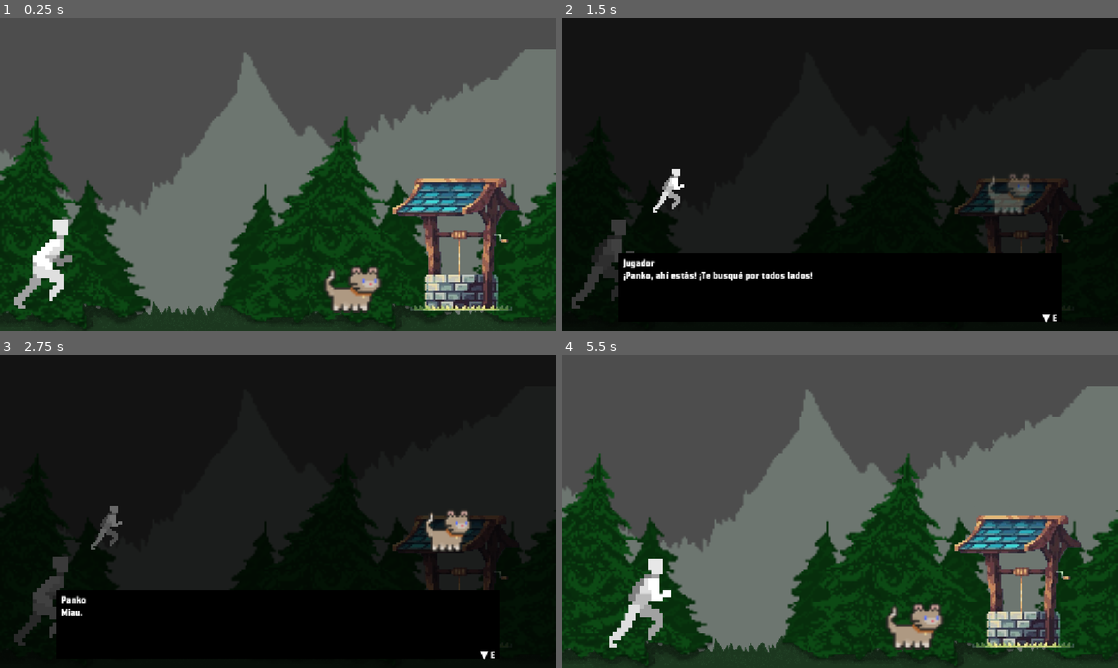
Above: before the commit, frames 1-4 (two rows, left to right).
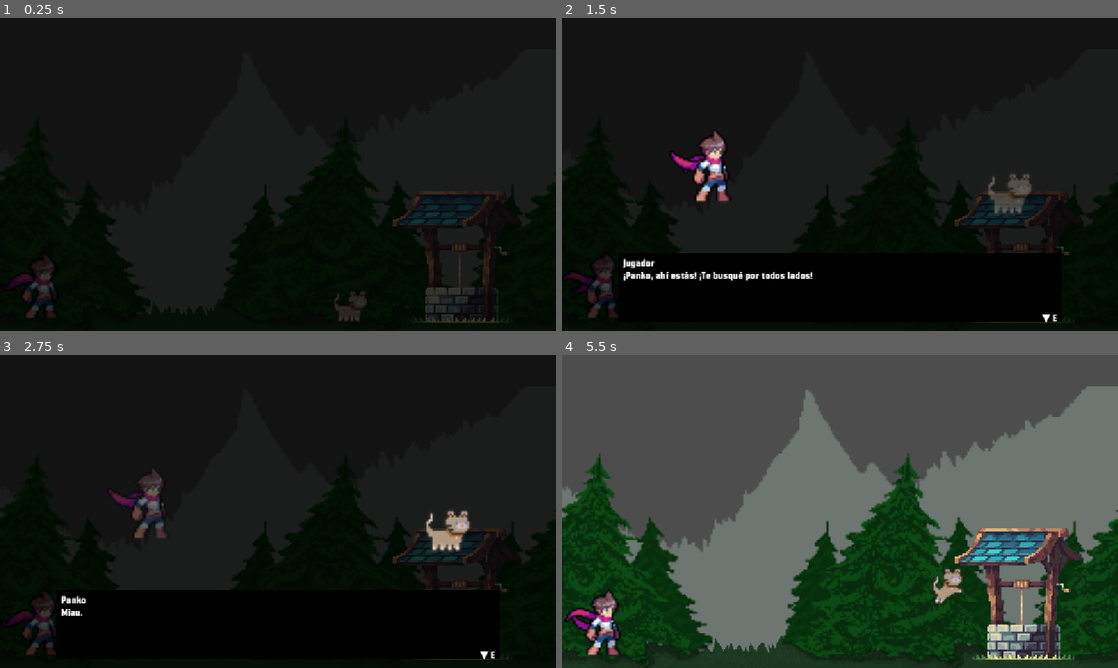
Above: after the commit, the same moments.

Repository: Intiti/ProyectoJuego-SEI
Game: Godot game, scene res://scenes/Intro2.tscn
Two runs of this game, one before a commit and one after it. Both use one fixed random seed, a clock stepped at 60 frames per second and the inputs below. This scene is started directly instead of the project's main scene.
Inputs (mouse positions are in pixels of both pictures, inside the frame that each line leads up to):
- Up to frame 1 (0.25 s): no input
- Up to frame 2 (1.5 s): tap Enter (ui_accept) at 0.5, 0.77 s; move the mouse to (962, 158) at 0.52 s; hold Right (ui_right) from 0.53 s (still down); tap E (interact) at 0.6, 1.35 s; click (962, 158) at 0.67 s; move the mouse to (728, 190) at 1.27 s
- Up to frame 3 (2.75 s): tap Enter (ui_accept) at 1.52 s; move the mouse to (333, 442) at 2.02 s; release Right (ui_right) at 2.03 s; hold Left (ui_left) from 2.03 s (still down); tap E (interact) at 2.1 s
- Up to frame 4 (5.5 s): move the mouse to (812, 574) at 2.77 s; release Left (ui_left) at 2.78 s; hold Right (ui_right) 2.78-4.28 s; tap E (interact) every 0.75 s from 2.85 to 5.1 s; click (812, 574) at 2.92 s; tap Enter (ui_accept) at 3.02, 3.77, 4.52 s; move the mouse to (1006, 558) at 3.52 s; move the mouse to (673, 464) at 4.27 s; hold Left (ui_left) 4.28-5.03 s; move the mouse to (867, 511) at 5.02 s; hold Right (ui_right) from 5.03 s (still down); click (867, 511) at 5.17 s

The runs differ from the first frame. In frame 1, 99% of the frame differs, in the area x 0-100%, y 0-100%; in frame 2, 3.2%; in frame 3, 2.9%; in frame 4, 8.9%.
Error before the commit: Invalid assignment of property or key 'visible' with value of type 'bool' on a base object of type 'null instance'. (res://scripts/npc.gd:13)

Commit message:
good

Diff:
--- a/scenes/CAT.tscn
+++ b/scenes/CAT.tscn
@@ -2,6 +2,42 @@
 
 [ext_resource type="Script" uid="uid://ckqyu81e7cnr3" path="res://scripts/npc.gd" id="1_5td56"]
 [ext_resource type="Texture2D" uid="uid://ckm6lcm7wcadm" path="res://assets/FreeAnimalPack/FreeAnimalPack/JumpCattt.png" id="2_5td56"]
+
+[sub_resource type="AtlasTexture" id="AtlasTexture_5td56"]
+atlas = ExtResource("2_5td56")
+region = Rect2(0, 0, 32, 32)
+
+[sub_resource type="AtlasTexture" id="AtlasTexture_cqklm"]
+atlas = ExtResource("2_5td56")
+region = Rect2(32, 0, 32, 32)
+
+[sub_resource type="AtlasTexture" id="AtlasTexture_dn7cu"]
+atlas = ExtResource("2_5td56")
+region = Rect2(64, 0, 32, 32)
+
+[sub_resource type="AtlasTexture" id="AtlasTexture_no6e6"]
+atlas = ExtResource("2_5td56")
+region = Rect2(96, 0, 32, 32)
+
+[sub_resource type="AtlasTexture" id="AtlasTexture_xusj2"]
+atlas = ExtResource("2_5td56")
+region = Rect2(128, 0, 32, 32)
+
+[sub_resource type="AtlasTexture" id="AtlasTexture_07t3f"]
+atlas = ExtResource("2_5td56")
+region = Rect2(160, 0, 32, 32)
+
+[sub_resource type="AtlasTexture" id="AtlasTexture_x11g2"]
+atlas = ExtResource("2_5td56")
+region = Rect2(192, 0, 32, 32)
+
+[sub_resource type="AtlasTexture" id="AtlasTexture_r6dfl"]
+atlas = ExtResource("2_5td56")
+region = Rect2(224, 0, 32, 32)
+
+[sub_resource type="AtlasTexture" id="AtlasTexture_5n1fu"]
+atlas = ExtResource("2_5td56")
+region = Rect2(256, 0, 32, 32)
 
 [sub_resource type="AtlasTexture" id="AtlasTexture_2g3d0"]
 atlas = ExtResource("2_5td56")
@@ -11,9 +47,41 @@
 animations = [{
 "frames": [{
 "duration": 1.0,
+"texture": SubResource("AtlasTexture_5td56")
+}, {
+"duration": 1.0,
+"texture": SubResource("AtlasTexture_cqklm")
+}, {
+"duration": 1.0,
+"texture": SubResource("AtlasTexture_dn7cu")
+}, {
+"duration": 1.0,
+"texture": SubResource("AtlasTexture_no6e6")
+}, {
+"duration": 1.0,
+"texture": SubResource("AtlasTexture_xusj2")
+}, {
+"duration": 1.0,
+"texture": SubResource("AtlasTexture_07t3f")
+}, {
+"duration": 1.0,
+"texture": SubResource("AtlasTexture_x11g2")
+}, {
+"duration": 1.0,
+"texture": SubResource("AtlasTexture_r6dfl")
+}, {
+"duration": 1.0,
+"texture": SubResource("AtlasTexture_5n1fu")
+}],
+"loop": false,
+"name": &"RUN",
+"speed": 8.0
+}, {
+"frames": [{
+"duration": 1.0,
 "texture": SubResource("AtlasTexture_2g3d0")
 }],
-"loop": true,
+"loop": false,
 "name": &"default",
 "speed": 12.0
 }]
@@ -29,8 +97,8 @@
 dialogFile = "res://dialogs/npc1.json"
 
 [node name="Sprite2D" type="AnimatedSprite2D" parent="." unique_id=2102206592]
-position = Vector2(1.0000019, -35.999996)
-scale = Vector2(4.95875, 4.3605766)
+position = Vector2(2, -15)
+scale = Vector2(3, 3)
 sprite_frames = SubResource("SpriteFrames_gmbj5")
 autoplay = "default"
 
--- a/scenes/Intro.tscn
+++ b/scenes/Intro.tscn
@@ -354,30 +354,34 @@
 script = ExtResource("intro_script")
 
 [node name="Player" parent="." unique_id=1231736820 instance=ExtResource("1")]
-position = Vector2(200, 548)
+position = Vector2(185, 584)
 
 [node name="Ground" type="StaticBody2D" parent="." unique_id=909673953]
 position = Vector2(576, 620)
 
 [node name="CollisionShape2D" type="CollisionShape2D" parent="Ground" unique_id=1577041316]
+position = Vector2(0, 15)
 shape = SubResource("1")
 
 [node name="WallLeft" type="StaticBody2D" parent="." unique_id=642150988]
 position = Vector2(0, 400)
 
 [node name="CollisionShape2D" type="CollisionShape2D" parent="WallLeft" unique_id=472328906]
+position = Vector2(1, 21)
 shape = SubResource("2")
 
 [node name="WallRight" type="StaticBody2D" parent="." unique_id=1080715233]
 position = Vector2(1152, 400)
 
 [node name="CollisionShape2D" type="CollisionShape2D" parent="WallRight" unique_id=335887014]
+position = Vector2(2, 23)
 shape = SubResource("2")
 
 [node name="ExitTrigger" type="Area2D" parent="." unique_id=2133335241]
 position = Vector2(1120, 400)
 
 [node name="CollisionShape2D" type="CollisionShape2D" parent="ExitTrigger" unique_id=2140644192]
+position = Vector2(-3, 25)
 shape = SubResource("2")
 
 [node name="DialogBox" parent="." unique_id=332413322 instance=ExtResource("dialogbox_ext")]
--- a/scenes/Intro2.tscn
+++ b/scenes/Intro2.tscn
@@ -356,31 +356,33 @@
 script = ExtResource("zona2_script")
 
 [node name="Player" parent="." unique_id=1483620668 instance=ExtResource("1")]
-position = Vector2(90, 568)
+position = Vector2(88, 589)
 
 [node name="Ground" type="StaticBody2D" parent="." unique_id=468082179]
 position = Vector2(576, 620)
 
 [node name="CollisionShape2D" type="CollisionShape2D" parent="Ground" unique_id=1898086051]
+position = Vector2(-2, 18)
 shape = SubResource("1")
 
 [node name="WallLeft" type="StaticBody2D" parent="." unique_id=1596881945]
 position = Vector2(0, 400)
 
 [node name="CollisionShape2D" type="CollisionShape2D" parent="WallLeft" unique_id=241132125]
+position = Vector2(-1, 23)
 shape = SubResource("2")
 
 [node name="WallRight" type="StaticBody2D" parent="." unique_id=1145408785]
 position = Vector2(1152, 400)
 
 [node name="CollisionShape2D" type="CollisionShape2D" parent="WallRight" unique_id=1555731312]
+position = Vector2(-6, 27)
 shape = SubResource("2")
 
 [node name="DialogBox" parent="." unique_id=1348820757 instance=ExtResource("dialogbox_ext")]
 
 [node name="FadeLayer" type="CanvasLayer" parent="." unique_id=1688197282]
 layer = 10
-visible = false
 
 [node name="FadeRect" type="ColorRect" parent="FadeLayer" unique_id=347070458]
 anchors_preset = 15
@@ -408,8 +410,10 @@
 layer_1/tile_data = PackedInt32Array(131069, 3, 1, 196605, 3, 2, 262141, 3, 3, 327677, 3, 4, 393213, 3, 5, 458749, 3, 6 …(9363 unchanged characters)…
 
 [node name="PANKO" parent="." unique_id=1466623536 instance=ExtResource("7_pcc54")]
-position = Vector2(730, 576)
+position = Vector2(724, 597)
+script = null
 
 [node name="Pozo" type="Sprite2D" parent="." unique_id=1078165585]
-position = Vector2(963, 463)
+z_index = -3
+position = Vector2(964, 489)
 texture = ExtResource("8_6jkqv")
--- a/scenes/Player.tscn
+++ b/scenes/Player.tscn
@@ -1,39 +1,124 @@
 [gd_scene format=3 uid="uid://player"]
 
-[ext_resource type="Script" uid="uid://bco0akg2bemje" path="res://scripts/player.gd" id="1"]
-[ext_resource type="Texture2D" uid="uid://ce4g6q8qwwkph" path="res://assets/Human Male Model/Human Male Model/Sections/PNG/HMMRunBare.png" id="2_v6fml"]
+[ext_resource type="Script" uid="uid://b55f8oieq6b1s" path="res://scripts/player.gd" id="1"]
+[ext_resource type="Texture2D" uid="uid://d2rlxmwuu3ofh" path="res://assets/individual_sheets/male_hero-idle.png" id="2_v6fml"]
+[ext_resource type="Texture2D" uid="uid://dh7ss3xotr144" path="res://assets/individual_sheets/male_hero-run.png" id="3_3li8b"]
+[ext_resource type="Texture2D" uid="uid://bckc66xiv1tm8" path="res://assets/individual_sheets/male_hero-jump.png" id="3_mdl7e"]
 
 [sub_resource type="RectangleShape2D" id="1"]
 size = Vector2(32, 64)
 
+[sub_resource type="AtlasTexture" id="AtlasTexture_v6fml"]
+atlas = ExtResource("2_v6fml")
+region = Rect2(0, 0, 384, 384)
+
 [sub_resource type="AtlasTexture" id="AtlasTexture_3li8b"]
 atlas = ExtResource("2_v6fml")
-region = Rect2(256, 0, 256, 256)
+region = Rect2(384, 0, 384, 384)
 
 [sub_resource type="AtlasTexture" id="AtlasTexture_mdl7e"]
 atlas = ExtResource("2_v6fml")
-region = Rect2(512, 0, 256, 256)
+region = Rect2(768, 0, 384, 384)
 
 [sub_resource type="AtlasTexture" id="AtlasTexture_qu4a1"]
 atlas = ExtResource("2_v6fml")
-region = Rect2(768, 0, 256, 256)
+region = Rect2(1152, 0, 384, 384)
 
 [sub_resource type="AtlasTexture" id="AtlasTexture_70d11"]
 atlas = ExtResource("2_v6fml")
-region = Rect2(1024, 0, 256, 256)
+region = Rect2(1536, 0, 384, 384)
 
 [sub_resource type="AtlasTexture" id="AtlasTexture_cw2d6"]
 atlas = ExtResource("2_v6fml")
-region = Rect2(1280, 0, 256, 256)
+region = Rect2(1920, 0, 384, 384)
 
 [sub_resource type="AtlasTexture" id="AtlasTexture_khinc"]
 atlas = ExtResource("2_v6fml")
-region = Rect2(1536, 0, 256, 256)
+region = Rect2(2304, 0, 384, 384)
+
+[sub_resource type="AtlasTexture" id="AtlasTexture_bruh7"]
+atlas = ExtResource("2_v6fml")
+region = Rect2(2688, 0, 384, 384)
+
+[sub_resource type="AtlasTexture" id="AtlasTexture_6eyey"]
+atlas = ExtResource("2_v6fml")
+region = Rect2(3072, 0, 384, 384)
+
+[sub_resource type="AtlasTexture" id="AtlasTexture_d3wef"]
+atlas = ExtResource("2_v6fml")
+region = Rect2(3456, 0, 384, 384)
+
+[sub_resource type="AtlasTexture" id="AtlasTexture_b8lor"]
+atlas = ExtResource("3_mdl7e")
+region = Rect2(0, 0, 384, 384)
+
+[sub_resource type="AtlasTexture" id="AtlasTexture_6e537"]
+atlas = ExtResource("3_mdl7e")
+region = Rect2(384, 0, 384, 384)
+
+[sub_resource type="AtlasTexture" id="AtlasTexture_p07f3"]
+atlas = ExtResource("3_mdl7e")
+region = Rect2(768, 0, 384, 384)
+
+[sub_resource type="AtlasTexture" id="AtlasTexture_viqgg"]
+atlas = ExtResource("3_mdl7e")
+region = Rect2(1152, 0, 384, 384)
+
+[sub_resource type="AtlasTexture" id="AtlasTexture_fgkxt"]
+atlas = ExtResource("3_mdl7e")
+region = Rect2(1536, 0, 384, 384)
+
+[sub_resource type="AtlasTexture" id="AtlasTexture_xsi7p"]
+atlas = ExtResource("3_mdl7e")
+region = Rect2(1920, 0, 384, 384)
+
+[sub_resource type="AtlasTexture" id="AtlasTexture_o4126"]
+atlas = ExtResource("3_3li8b")
+region = Rect2(0, 0, 384, 384)
+
+[sub_resource type="AtlasTexture" id="AtlasTexture_lkdrv"]
+atlas = ExtResource("3_3li8b")
+region = Rect2(384, 0, 384, 384)
+
+[sub_resource type="AtlasTexture" id="AtlasTexture_p7iby"]
+atlas = ExtResource("3_3li8b")
+region = Rect2(768, 0, 384, 384)
+
+[sub_resource type="AtlasTexture" id="AtlasTexture_0rnld"]
+atlas = ExtResource("3_3li8b")
+region = Rect2(1152, 0, 384, 384)
+
+[sub_resource type="AtlasTexture" id="AtlasTexture_srp4u"]
+atlas = ExtResource("3_3li8b")
+region = Rect2(1536, 0, 384, 384)
+
+[sub_resource type="AtlasTexture" id="AtlasTexture_jfpux"]
+atlas = ExtResource("3_3li8b")
+region = Rect2(1920, 0, 384, 384)
+
+[sub_resource type="AtlasTexture" id="AtlasTexture_61ith"]
+atlas = ExtResource("3_3li8b")
+region = Rect2(2304, 0, 384, 384)
+
+[sub_resource type="AtlasTexture" id="AtlasTexture_ebwui"]
+atlas = ExtResource("3_3li8b")
+region = Rect2(2688, 0, 384, 384)
+
+[sub_resource type="AtlasTexture" id="AtlasTexture_sfy4j"]
+atlas = ExtResource("3_3li8b")
+region = Rect2(3072, 0, 384, 384)
+
+[sub_resource type="AtlasTexture" id="AtlasTexture_gv3ic"]
+atlas = ExtResource("3_3li8b")
+region = Rect2(3456, 0, 384, 384)
 
 [sub_resource type="SpriteFrames" id="SpriteFrames_bruh7"]
 animations = [{
 "frames": [{
 "duration": 1.0,
+"texture": SubResource("AtlasTexture_v6fml")
+}, {
+"duration": 1.0,
 "texture": SubResource("AtlasTexture_3li8b")
 }, {
 "duration": 1.0,
@@ -50,10 +135,77 @@
 }, {
 "duration": 1.0,
 "texture": SubResource("AtlasTexture_khinc")
+}, {
+"duration": 1.0,
+"texture": SubResource("AtlasTexture_bruh7")
+}, {
+"duration": 1.0,
+"texture": SubResource("AtlasTexture_6eyey")
+}, {
+"duration": 1.0,
+"texture": SubResource("AtlasTexture_d3wef")
 }],
 "loop": true,
 "name": &"default",
 "speed": 12.0
+}, {
+"frames": [{
+"duration": 1.0,
+"texture": SubResource("AtlasTexture_b8lor")
+}, {
+"duration": 1.0,
+"texture": SubResource("AtlasTexture_6e537")
+}, {
+"duration": 1.0,
+"texture": SubResource("AtlasTexture_p07f3")
+}, {
+"duration": 1.0,
+"texture": SubResource("AtlasTexture_viqgg")
+}, {
+"duration": 1.0,
+"texture": SubResource("AtlasTexture_fgkxt")
+}, {
+"duration": 1.0,
+"texture": SubResource("AtlasTexture_xsi7p")
+}],
+"loop": false,
+"name": &"jump",
+"speed": 9.0
+}, {
+"frames": [{
+"duration": 1.0,
+"texture": SubResource("AtlasTexture_o4126")
+}, {
+"duration": 1.0,
+"texture": SubResource("AtlasTexture_lkdrv")
+}, {
+"duration": 1.0,
+"texture": SubResource("AtlasTexture_p7iby")
+}, {
+"duration": 1.0,
+"texture": SubResource("AtlasTexture_0rnld")
+}, {
+"duration": 1.0,
+"texture": SubResource("AtlasTexture_srp4u")
+}, {
+"duration": 1.0,
+"texture": SubResource("AtlasTexture_jfpux")
+}, {
+"duration": 1.0,
+"texture": SubResource("AtlasTexture_61ith")
+}, {
+"duration": 1.0,
+"texture": SubResource("AtlasTexture_ebwui")
+}, {
+"duration": 1.0,
+"texture": SubResource("AtlasTexture_sfy4j")
+}, {
+"duration": 1.0,
+"texture": SubResource("AtlasTexture_gv3ic")
+}],
+"loop": true,
+"name": &"run",
+"speed": 12.0
 }]
 
 [node name="Player" type="CharacterBody2D" unique_id=2022552071]
@@ -63,7 +215,7 @@
 shape = SubResource("1")
 
 [node name="Sprite2D" type="AnimatedSprite2D" parent="." unique_id=1300515472]
-position = Vector2(3, -86)
+position = Vector2(1, -26.999998)
+scale = Vector2(1.25, 1.25)
 sprite_frames = SubResource("SpriteFrames_bruh7")
 autoplay = "default"
-frame_progress = 0.72953194
--- a/scripts/Player.gd
+++ b/scripts/Player.gd
@@ -1,12 +1,13 @@
 extends CharacterBody2D
 
-const speed = 200.0
+const speed = 300.0
 const gravity = 900.0
 const jumpForce = -400.0
 
+@onready var sprite = $Sprite2D
+
 func _ready():
 	add_to_group("player")
-
 
 func _physics_process(delta):
 	if not is_on_floor():
@@ -19,3 +20,13 @@
 		velocity.y = jumpForce
 
 	move_and_slide()
+	_updateAnimation(dir)
+
+func _updateAnimation(dir: float):
+	if not is_on_floor():
+		sprite.play("jump")
+	elif dir != 0:
+		sprite.play("run")
+		sprite.flip_h = dir < 0
+	else:
+		sprite.play("default")
--- a/scripts/dialogBox.gd
+++ b/scripts/dialogBox.gd
@@ -31,10 +31,10 @@
 	add_child(overlay)
 
 	leftPortrait = TextureRect.new()
-	leftPortrait.position = Vector2(160, 280)
-	leftPortrait.size = Vector2(128, 128)
-	leftPortrait.expand_mode = TextureRect.EXPAND_IGNORE_SIZE
-	leftPortrait.stretch_mode = TextureRect.STRETCH_KEEP_ASPECT_CENTERED
+	leftPortrait.position = Vector2(60, 60)
+	leftPortrait.size = Vector2(512, 512)
+	leftPortrait.expand_mode = 3
+	leftPortrait.stretch_mode = 4
 	leftPortrait.visible = false
 	add_child(leftPortrait)
 
@@ -234,11 +234,14 @@
 	panel.visible = false
 	leftPortrait.visible = false
 	rightPortrait.visible = false
-	get_tree().get_first_node_in_group("player").set_physics_process(true)
 	if isCinematic:
+		# En modo cinemático, NO liberamos al jugador aquí.
+		# La escena que escucha cinematicDialogFinished se encarga de eso
+		# una vez que termine su animación post-diálogo.
 		isCinematic = false
 		emit_signal("cinematicDialogFinished")
 		return
+	get_tree().get_first_node_in_group("player").set_physics_process(true)
 	if not puzzleData.is_empty():
 		var puzzle = get_tree().get_first_node_in_group("puzzle")
 		if puzzle:
--- a/scripts/intro.gd
+++ b/scripts/intro.gd
@@ -1,8 +1,8 @@
 extends Node2D
 
 var introDialogLines = [
-	{"speaker": "Jugador", "text": "¡PANKO!!"},
-	{"speaker": "Jugador", "text": "¡PANKOO!!"},
+	{"speaker": "Jugador", "text": "¡PANKO!  ¡¿PANKO DÓNDE ESTÁS?!"},
+	{"speaker": "Jugador", "text": "¿Dónde se metió este gato ahora? ¡PANKOO!"},
 ]
 
 @onready var fadeRect = $FadeLayer/FadeRect
--- a/scripts/intro2.gd
+++ b/scripts/intro2.gd
@@ -4,15 +4,25 @@
 	{"speaker": "Jugador", "text": "¡Panko, ahí estás! ¡Te busqué por todos lados!"},
 	{"speaker": "Panko", "text": "Miau."},
 	{"speaker": "Panko", "text": "Miau miau."},
-	{"speaker": "Jugador", "text": "Espera... ¿a dónde vas?"},
+	{"speaker": "Jugador", "text": "Espera... ¿a dónde vas? NI SE TE OCURRA SALTAR DENTRO DEL POZO"},
 ]
+
+# Posición del pozo en la escena
+const POZO_POS = Vector2(963, 463)
 
 @onready var fadeRect = $FadeLayer/FadeRect
 @onready var dialogBox = $DialogBox
+
+var pozoLabel: Label = null
+var tutorialLabel: Label = null
+var tutorialLayer: CanvasLayer = null
+var pozoNearby: bool = false
+var wellInteracted: bool = false
 
 func _ready():
 	_applyGlobalTheme()
 	fadeRect.color = Color(0, 0, 0, 1)
+	$FadeLayer.visible = true
 	_blockPlayer()
 	dialogBox.cinematicDialogFinished.connect(_onDialogFinished)
 	_fadeIn()
@@ -38,6 +48,178 @@
 	dialogBox.openDirect(pankoDialogLines, "res://scenes/Player.tscn", "res://scenes/CAT.tscn")
 
 func _onDialogFinished():
+	_animatePankoToWell()
+
+# ─── Animación de Panko ───────────────────────────────────────────────────────
+
+func _animatePankoToWell():
+	var panko = get_node_or_null("PANKO")
+	if not panko:
+		_afterPankoGone()
+		return
+
+	var sprite = _findAnimatedSprite(panko)
+	if sprite:
+		if sprite.sprite_frames and sprite.sprite_frames.has_animation("RUN"):
+			sprite.play("RUN")
+		else:
+			sprite.play(sprite.animation)
+
+	var startPos: Vector2 = panko.position
+	var endPos: Vector2 = POZO_POS
+	var arcPeak: Vector2 = Vector2(
+		(startPos.x + endPos.x) / 2.0,
+		min(startPos.y, endPos.y) - 120.0
+	)
+	var duration := 1.4
+	var elapsed := 0.0
+
+	while elapsed < duration:
+		elapsed += get_process_delta_time()
+		var t := clampf(elapsed / duration, 0.0, 1.0)
+		var inv := 1.0 - t
+		panko.position = inv * inv * startPos + 2.0 * inv * t * arcPeak + t * t * endPos
+		if sprite:
+			sprite.flip_h = (endPos.x < startPos.x)
+		await get_tree().process_frame
+
+	_fadePankoOut(panko)
+
+func _fadePankoOut(panko: Node):
+	var sprite = _findAnimatedSprite(panko)
+	var tween = create_tween()
+	if sprite:
+		tween.tween_property(sprite, "modulate:a", 0.0, 0.8)
+	else:
+		tween.tween_property(panko, "modulate:a", 0.0, 0.8)
+	tween.tween_callback(func():
+		panko.queue_free()
+		_afterPankoGone()
+	)
+
+func _afterPankoGone():
+	# Liberar al jugador
 	var player = get_tree().get_first_node_in_group("player")
 	if player:
 		player.set_physics_process(true)
+
+	# Mostrar tutorial y símbolo "!" sobre el pozo
+	_showTutorialHint()
+	_showPozoExclamation()
+
+# ─── Tutorial "pulsa E para interactuar" ──────────────────────────────────────
+
+func _showTutorialHint():
+	tutorialLayer = CanvasLayer.new()
+	tutorialLayer.layer = 5
+	add_child(tutorialLayer)
+
+	tutorialLabel = Label.new()
+	tutorialLabel.text = "Pulsa  E  para interactuar"
+	tutorialLabel.add_theme_font_size_override("font_size", 22)
+	tutorialLabel.add_theme_color_override("font_color", Color(1, 1, 1, 1))
+	tutorialLabel.add_theme_color_override("font_shadow_color", Color(0, 0, 0, 1))
+	tutorialLabel.add_theme_constant_override("shadow_offset_x", 2)
+	tutorialLabel.add_theme_constant_override("shadow_offset_y", 2)
+
+	# Centrado en la parte baja de la pantalla
+	tutorialLabel.anchor_left   = 0.5
+	tutorialLabel.anchor_right  = 0.5
+	tutorialLabel.anchor_top    = 1.0
+	tutorialLabel.anchor_bottom = 1.0
+	tutorialLabel.offset_left   = -200.0
+	tutorialLabel.offset_right  = 200.0
+	tutorialLabel.offset_top    = -60.0
+	tutorialLabel.offset_bottom = -30.0
+	tutorialLabel.horizontal_alignment = HORIZONTAL_ALIGNMENT_CENTER
+
+	tutorialLayer.add_child(tutorialLabel)
+
+	# Parpadeo suave
+	_blinkLabel(tutorialLabel)
+
+func _blinkLabel(label: Label):
+	while is_instance_valid(label):
+		var t = create_tween()
+		t.tween_property(label, "modulate:a", 0.2, 0.6)
+		t.tween_property(label, "modulate:a", 1.0, 0.6)
+		await t.finished
+
+# ─── Símbolo "!" sobre el pozo ────────────────────────────────────────────────
+
+func _showPozoExclamation():
+	pozoLabel = Label.new()
+	pozoLabel.text = "!"
+	pozoLabel.add_theme_font_size_override("font_size", 64)
+	pozoLabel.add_theme_color_override("font_color", Color(1, 0, 0, 1))
+	pozoLabel.add_theme_color_override("font_shadow_color", Color(0, 0, 0, 1))
+	pozoLabel.add_theme_constant_override("shadow_offset_x", 3)
+	pozoLabel.add_theme_constant_override("shadow_offset_y", 3)
+	# Se pone como hijo de la escena 2D para que siga las coords del mundo
+	pozoLabel.position = POZO_POS + Vector2(-16, -120)
+	add_child(pozoLabel)
+
+	# Animación de flotación
+	_floatLabel(pozoLabel)
+
+func _floatLabel(label: Label):
+	var baseY = label.position.y
+	while is_instance_valid(label):
+		var t = create_tween()
+		t.tween_property(label, "position:y", baseY - 12.0, 0.5).set_trans(Tween.TRANS_SINE)
+		t.tween_property(label, "position:y", baseY, 0.5).set_trans(Tween.TRANS_SINE)
+		await t.finished
+
+# ─── Detección de interacción con el pozo ─────────────────────────────────────
+
+func _process(_delta):
+	if wellInteracted:
+		return
+
+	var player = get_tree().get_first_node_in_group("player")
+	if not player:
+		return
+
+	# Verificar si el jugador está cerca del pozo
+	var dist = player.global_position.distance_to(POZO_POS)
+	pozoNearby = dist < 100.0
+
+func _input(event):
+	if wellInteracted:
+		return
+	if not pozoNearby:
+		return
+	if event is InputEventKey and event.pressed and not event.echo:
+		if event.is_action("interact"):
+			_onWellInteract()
+
+func _onWellInteract():
+	wellInteracted = true
+
+	# Ocultar UI de tutorial y "!"
+	if is_instance_valid(pozoLabel):
+		pozoLabel.queue_free()
+	if is_instance_valid(tutorialLayer):
+		tutorialLayer.queue_free()
+
+	# Bloquear al jugador
+	_blockPlayer()
+
+	# Fade a negro y cambiar a Main
+	$FadeLayer.visible = true
+	var tween = create_tween()
+	tween.tween_property(fadeRect, "color", Color(0, 0, 0, 1), 1.0)
+	tween.tween_callback(func():
+		get_tree().change_scene_to_file("res://scenes/Main.tscn")
+	)
+
+# ─── Utilidades ───────────────────────────────────────────────────────────────
+
+func _findAnimatedSprite(node: Node) -> AnimatedSprite2D:
+	if node is AnimatedSprite2D:
+		return node
+	for child in node.get_children():
+		var result = _findAnimatedSprite(child)
+		if result:
+			return result
+	return null
Binary file removed: assets/Human Male Model/Human Male Model/Human Male Model.aseprite
Binary file removed: assets/Human Male Model/Human Male Model/Sections/Aseprite/HMMBowShot.aseprite
Binary file removed: assets/Human Male Model/Human Male Model/Sections/Aseprite/HMMDeathBare.aseprite
Binary file removed: assets/Human Male Model/Human Male Model/Sections/Aseprite/HMMDeathBow.aseprite
Binary file removed: assets/Human Male Model/Human Male Model/Sections/Aseprite/HMMDeathStaff.aseprite
Binary file removed: assets/Human Male Model/Human Male Model/Sections/Aseprite/HMMDeathSword.aseprite
Binary file removed: assets/Human Male Model/Human Male Model/Sections/Aseprite/HMMHurtBare.aseprite
Binary file removed: assets/Human Male Model/Human Male Model/Sections/Aseprite/HMMHurtBow.aseprite
Binary file removed: assets/Human Male Model/Human Male Model/Sections/Aseprite/HMMHurtStaff.aseprite
Binary file removed: assets/Human Male Model/Human Male Model/Sections/Aseprite/HMMHurtSword.aseprite
Binary file removed: assets/Human Male Model/Human Male Model/Sections/Aseprite/HMMIdleBare.aseprite
Binary file removed: assets/Human Male Model/Human Male Model/Sections/Aseprite/HMMIdleBow.aseprite
(and 100 more such lines)
